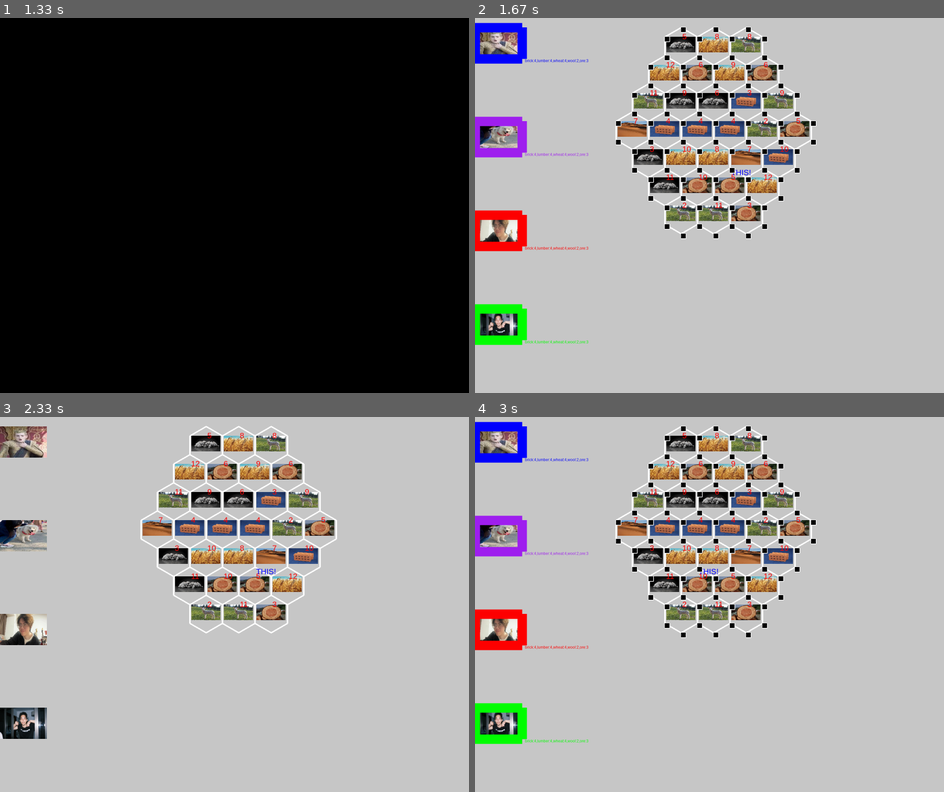
Above: before the commit, frames 1-4 (two rows, left to right).
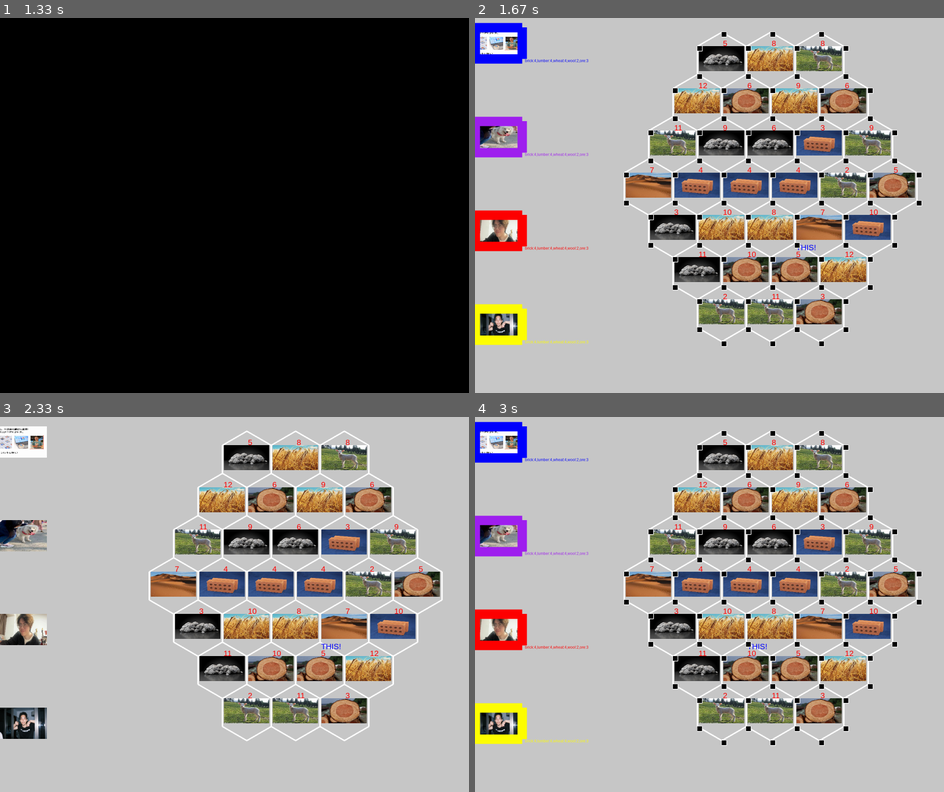
Above: after the commit, the same moments.

Repository: HAOzj/Practices-Python
Game: pygame game, started from pygame/catan/main.py
Two runs of this game, one before a commit and one after it. Both use one fixed random seed, a clock stepped at 60 frames per second and the inputs below.
Inputs:
- Up to frame 1 (1.33 s): hold Up 0.83-1.3 s
- Up to frame 2 (1.67 s): no input
- Up to frame 3 (2.33 s): hold Left from 1.83 s (still down)
- Up to frame 4 (3 s): release Left at 2.37 s; hold Left from 2.78 s (still down)

Frame 1 is identical in both runs. In frame 2, 28% of the frame differs, in the area x 0-96%, y 2-88%; in frame 3, 27%; in frame 4, 28%.

Commit message:
给小宽换头像

Diff:
--- a/pygame/catan/conf.py
+++ b/pygame/catan/conf.py
@@ -13,7 +13,7 @@
 RESOURCES = 'wool lumber wheat ore brick desert'.split(' ')
 
 # tile
-RADIUS = 30
+RADIUS = 45
 
 # vertex
 INIT_COLOR = 'white'
@@ -21,8 +21,8 @@
 # 玩家配置
 WIN_POINT = 10
 HUT_MAX, TOWN_MAX = 5, 4
-names = ['小蓝', '小紫', '小红', '小绿']
-colors = ['blue', 'purple', 'red', 'green']
+names = ['小蓝', '小紫', '小红', '小黄']
+colors = ['blue', 'purple', 'red', 'yellow']
 xs = [0] * 4
 ys = [0, HEIGHT / 4, HEIGHT / 2, HEIGHT / 4 * 3]
 
--- a/pygame/catan/main.py
+++ b/pygame/catan/main.py
@@ -309,15 +309,19 @@
             # 左右键来调整要操作的tile
             if keys[pygame.K_LEFT]:
                 i -= 1
+                i %= len(tiles)
                 sleep(0.5)
             elif keys[pygame.K_RIGHT]:
                 i += 1
+                i %= len(tiles)
                 sleep(0.5)
             elif keys[pygame.K_UP]:
                 i -= 5
+                i %= len(tiles)
                 sleep(0.5)
             elif keys[pygame.K_DOWN]:
                 i += 5
+                i %= len(tiles)
                 sleep(0.5)
             elif keys[pygame.K_1]:
                 j = 1
--- a/pygame/catan/player.py
+++ b/pygame/catan/player.py
@@ -50,7 +50,7 @@
     UPGRADE = ['wheat'] * 2 + ['ore'] * 3
     DEVELOP_CARD = ['wheat', 'wool', 'ore']
     I = 0
-    IMAGE = ['xiaokuan', 'jiahuan', 'xiaoshu', 'giegie']
+    IMAGE = ['11vs8', 'jiahuan', 'xiaoshu', 'giegie']
 
     def __init__(self, color, x, y, name, screen):
         super().__init__()
Binary file added: pygame/images/catan/11vs8.jpeg
